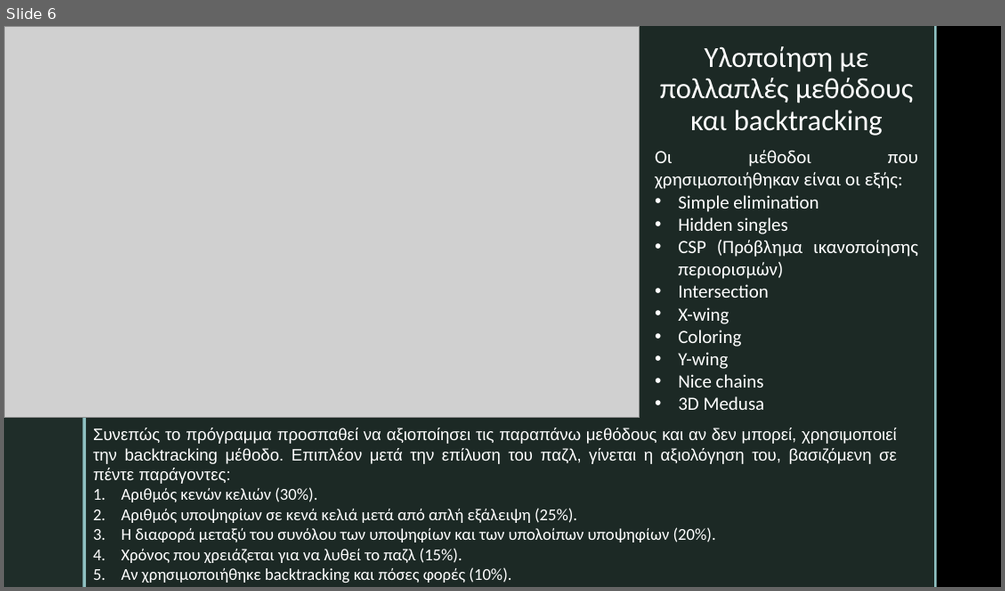
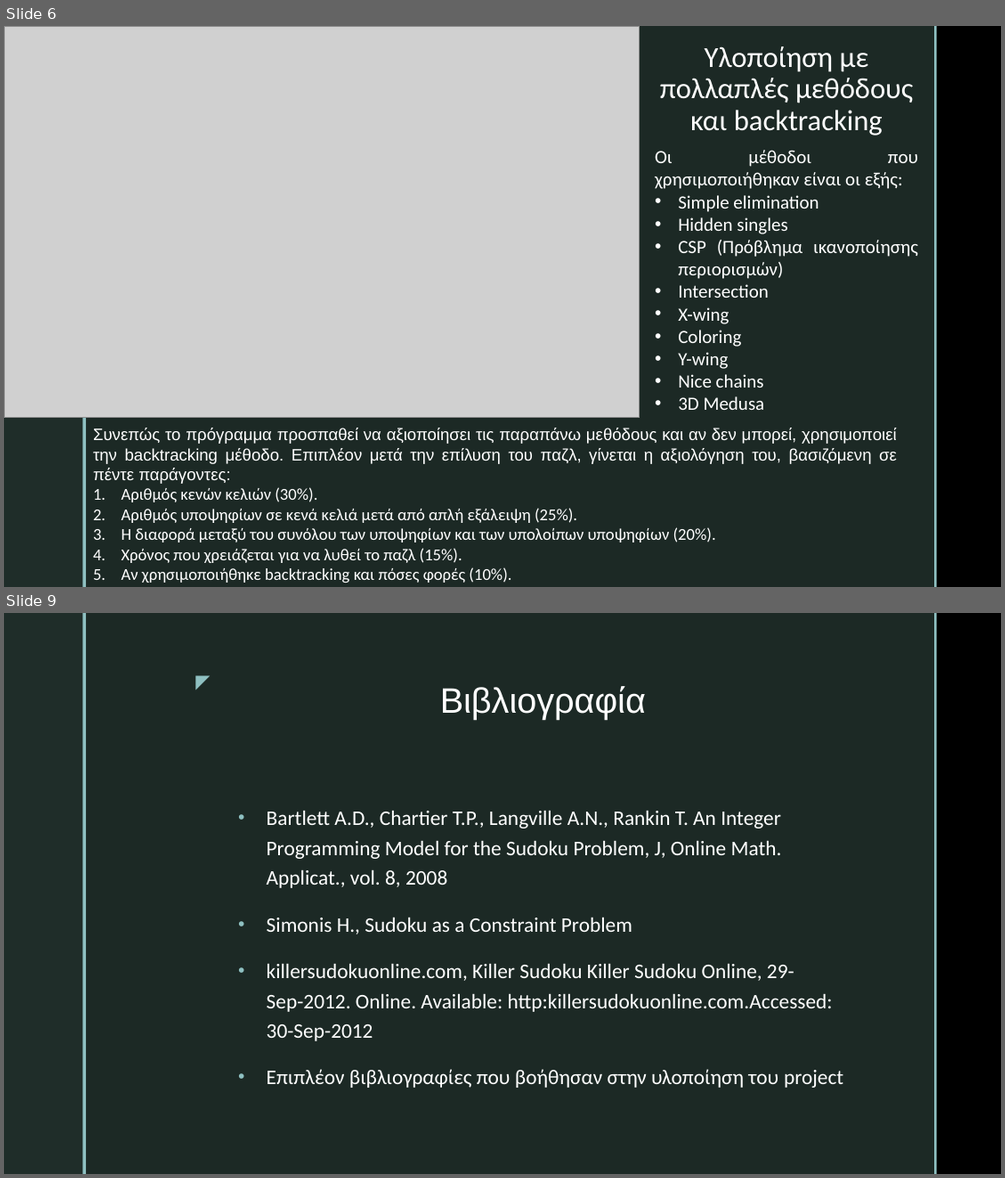
Before and after one commit to tsaperlein/Sudoku, a slide deck: Presentation.pptx. Shown one above the other, each under a label of ours: slide 6 before the commit, slides 6 and 9 after it; the slides between them are not shown. The pictures are 1005x591 and 1005x1178 pixels, drawn with LibreOffice and Linux fonts; fonts in the diff are those of the drawing; grey boxes stand for pictures; background and template pictures are left out. Boxes give left, top, right and bottom in pixels: in the first picture for what was removed or moved away, otherwise in the second. Text is boxed around its words. In the diff, an @@ line names an element or a change of style, - is before the commit and + after.

```diff
--- a/Presentation.pptx
+++ b/Presentation.pptx
@@ slide 9 added at (4, 613, 1001, 1174), background picture (left out); not listed: 4 template elements that a slide beside it also shows @@
@@ text added at (184, 666, 217, 695), 18 pt, text #8EC0C1 @@
+◤
@@ title added at (440, 686, 646, 720), 34 pt, text #FFFFFF @@
+Βιβλιογραφία
@@ text added at (267, 810, 843, 1087), 20 pt, text #FFFFFF @@
+• Bartlett A.D., Chartier T.P., Langville A.N., Rankin T. An Integer Programming Model for the Sudoku Problem, J, Online Math. Applicat., vol. 8, 2008
+• Simonis H., Sudoku as a Constraint Problem
+• killersudokuonline.com, Killer Sudoku Killer Sudoku Online, 29-Sep-2012. Online. Available: http:killersudokuonline.com.Accessed: 30-Sep-2012
+• Επιπλέον βιβλιογραφίες που βοήθησαν στην υλοποίηση του project
```
Also in this commit, not shown: 4 slides changed, 1 other slide added, 2 other files.
